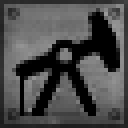
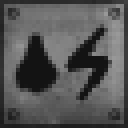
Two versions of the same layered image (w=128, h=128). Layer-by-layer changes:
added layer "Layer 3" above "Layer 2" over [12, 32, 60, 96]
added layer "Layer 2" above "Layer 1" over [64, 24, 112, 104]
hid "Layer 1" over [12, 8, 120, 116]
